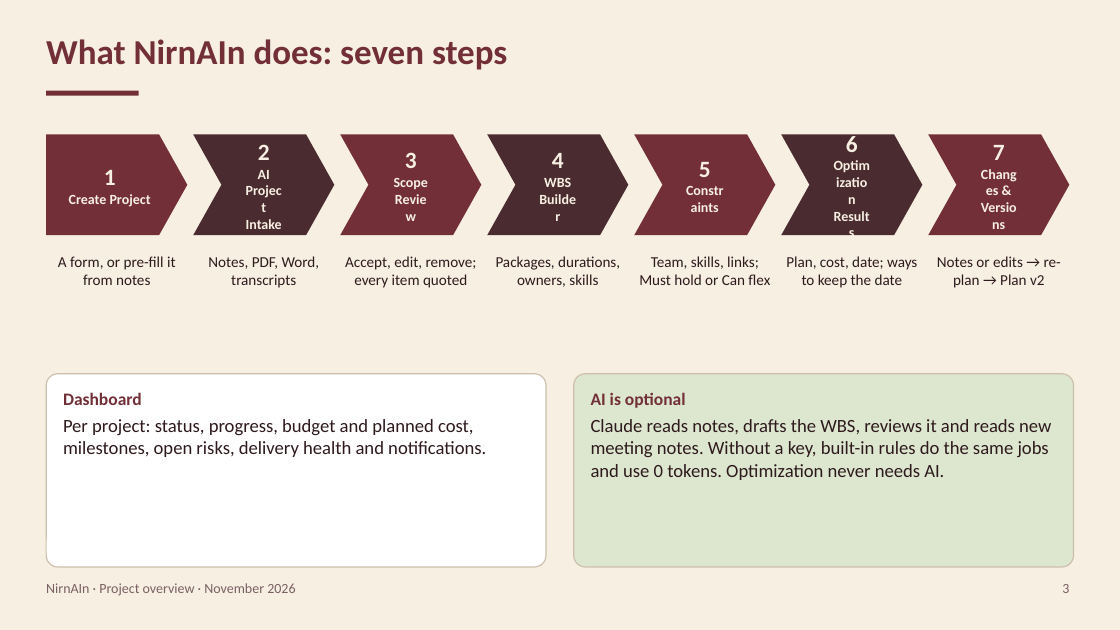
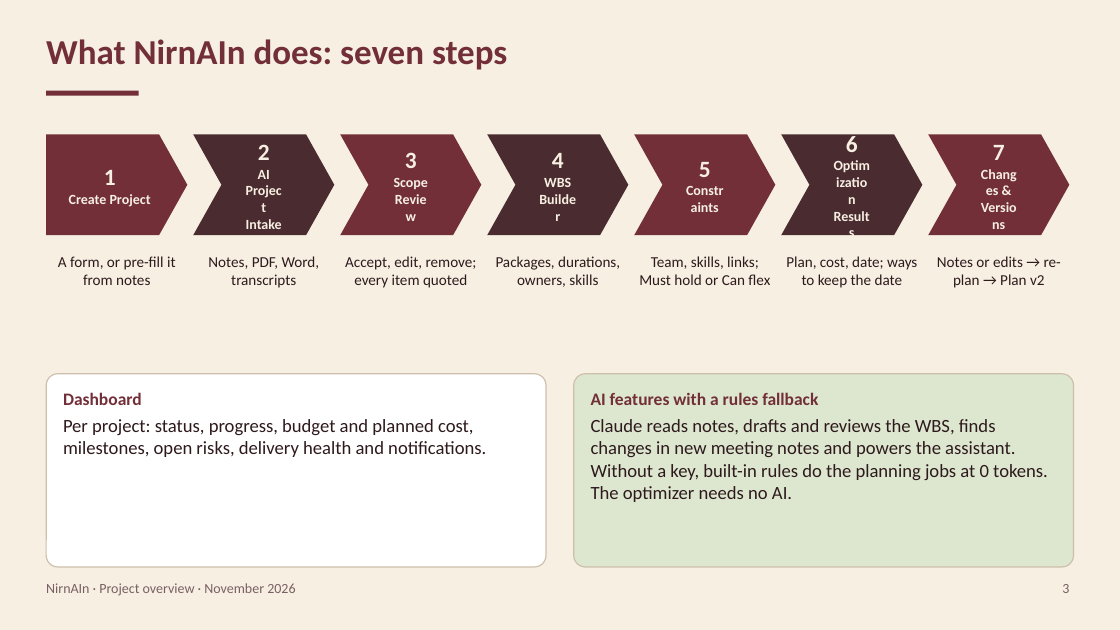
Before and after one commit to Dogiparthi-Sharada/NirnAIn, a slide deck: slide 3 of docs/project/NirnAIn_Project_Overview.pptx. Drawn at 1120x630 pixels with LibreOffice and Linux fonts; fonts in the diff are those of the drawing. Boxes give left, top, right and bottom in pixels: in the first picture for what was removed or moved away, otherwise in the second. Text is boxed around its words. In the diff, an @@ line names an element or a change of style, - is before the commit and + after.

```diff
--- a/docs/project/NirnAIn_Project_Overview.pptx
+++ b/docs/project/NirnAIn_Project_Overview.pptx
@@ text at (591,392,1048,502): text changed @@
-AI is optional
-Claude reads notes, drafts the WBS, reviews it and reads new meeting notes. Without a key, built-in rules do the same jobs and use 0 tokens. Optimization never needs AI.
+AI features with a rules fallback
+Claude reads notes, drafts and reviews the WBS, finds changes in new meeting notes and powers the assistant. Without a key, built-in rules do the planning jobs at 0 tokens. The optimizer needs no AI.
```
Also in this commit, not shown: 8 other slides changed, 14 other files.
